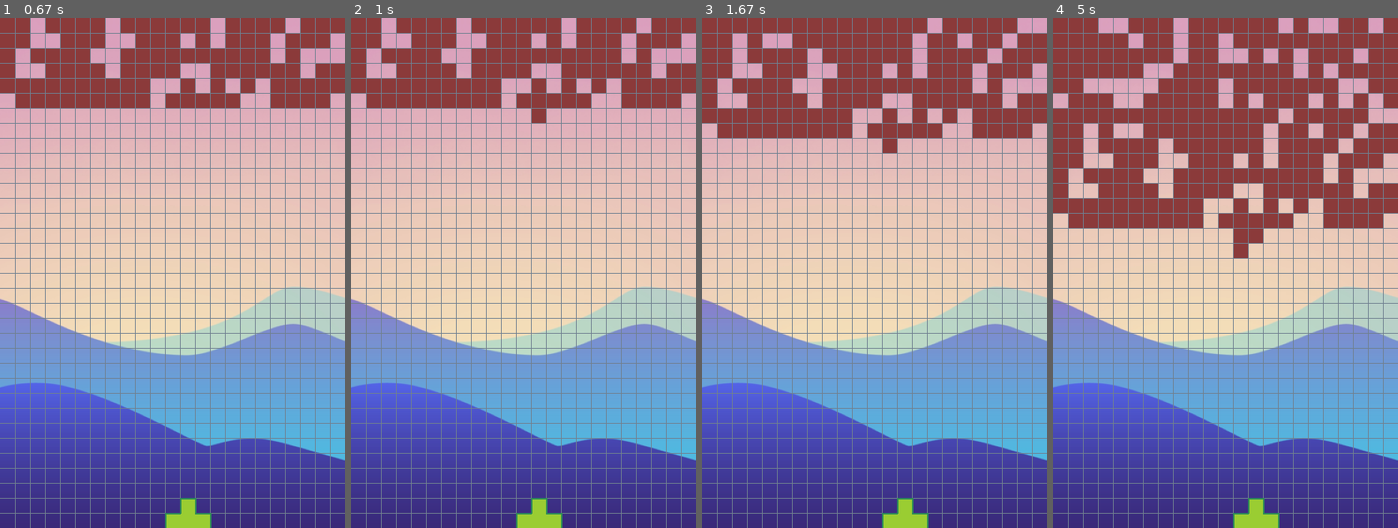
Above: before the commit, frames 1-4 (left to right).
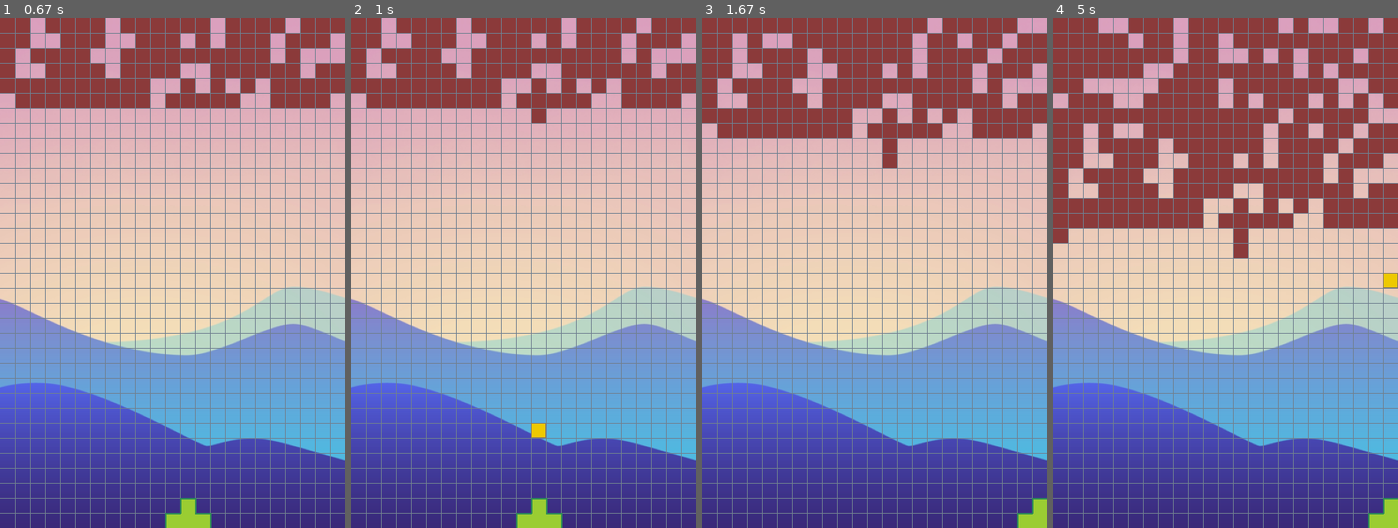
Above: after the commit, the same moments.

Repository: infProgram/inf371_spring2022-Pieces-Ho
Game: pygame game, started from peronalProject/bubbleDefense.py
Two runs of this game, one before a commit and one after it. Both use one fixed random seed, a clock stepped at 60 frames per second and the inputs below.
Inputs:
- Up to frame 1 (0.67 s): hold D from 0.33 s (still down)
- Up to frame 2 (1 s): release D at 0.8 s; hold W from 0.83 s (still down)
- Up to frame 3 (1.67 s): release W at 1.13 s; hold D 1.17-1.63 s
- Up to frame 4 (5 s): hold A 1.67-2.2 s; hold W 2.67-3.03 s; hold D 3.07-3.7 s; hold A 3.73-4.2 s; hold D 4.23-4.7 s; hold W from 4.73 s (still down)

Frame 1 is identical in both runs. In frame 2, 0.1% of the frame differs, in the area x 52-57%, y 79-83%; in frame 3, 1.0%; in frame 4, 1.5%, in the area x 0-100%, y 38-100%.

Commit message:
It can move repeat

Diff:
--- a/peronalProject/bubbleDefense.py
+++ b/peronalProject/bubbleDefense.py
@@ -99,28 +99,6 @@
   for event in pygame.event.get():
     if (event.type == pygame.KEYDOWN and event.key == pygame.K_ESCAPE) or event.type == pygame.QUIT: sys.exit()
 
-    if event.type == pygame.KEYDOWN:    # control with 'W', 'A', 'D' in game
-        keyPressed =  pygame.key.get_pressed()
-        if keyPressed[pygame.K_w]:
-            mybullet.startBullet(mylancher.x,mylancher.y)
-            boolBulletFly = True
-            bulleyStayFlag = True
-        if keyPressed[pygame.K_a]: mylancher.move('A')
-        if keyPressed[pygame.K_d]: mylancher.move('D')
-
-        # # pygame.key.set_repeat(0,1)
-        # pygame.key.set_repeat(pygame.KEYDOWN)
-        # keyRepeat = pygame.key.get_pressed()
-        # if keyRepeat[pygame.K_a]: mylancher.move('A')
-        # if keyRepeat[pygame.K_a]:  mylancher.move('D')
-
-    # pygame.key.set_repeat(0,1)
-    pygame.key.set_repeat(pygame.KEYDOWN)
-    keyRepeat = pygame.key.get_pressed()
-    if keyRepeat[pygame.K_a]: mylancher.move('A')
-    if keyRepeat[pygame.K_a]:  mylancher.move('D')
-
-
 #     if event.type == pygame.KEYDOWN:    # control with 'W', 'A', 'D' in game
 #         keyPressed =  pygame.key.get_pressed()
 #         if keyPressed[pygame.K_w] :
@@ -138,7 +116,7 @@
 #         if event.key == pygame.K_a : pressA = False
 #         if event.key == pygame.K_d : pressD = False
 #         print(" in False")
-#     # print("when in it boolA: ", pressA, " boolD: ", pressD)
+
 #   if pressA == True:
 #         mylancher.move('A')
 #         print("move A")
@@ -147,6 +125,29 @@
 #         mylancher.move('D')
 #         time.sleep(0.03)
 
+
+    if event.type == pygame.KEYDOWN:    # control with 'W', 'A', 'D' in game
+        keyPressed =  pygame.key.get_pressed()
+        if keyPressed[pygame.K_w]:
+            mybullet.startBullet(mylancher.x,mylancher.y)
+            boolBulletFly = True
+            bulleyStayFlag = True
+        if keyPressed[pygame.K_a]:
+            pygame.key.set_repeat(100,15)
+            mylancher.move('A')
+        if keyPressed[pygame.K_d]:
+            pygame.key.set_repeat(100,15)
+            mylancher.move('D')
+
+        # pygame.key.set_repeat(pygame.KEYDOWN)
+        # keyRepeat = pygame.key.get_pressed()
+        # if keyRepeat[pygame.K_a]: mylancher.move('A')
+        # if keyRepeat[pygame.K_a]:  mylancher.move('D')
+
+    # pygame.key.set_repeat(pygame.KEYDOWN)
+    # keyRepeat = pygame.key.get_pressed()
+    # if keyRepeat[pygame.K_a]: mylancher.move('A')
+    # if keyRepeat[pygame.K_a]:  mylancher.move('D')
 
     # if event.type == pygame.KEYDOWN:    # control with 'W', 'A', 'D' in game
     #     keyPressed =  pygame.key.get_pressed()
